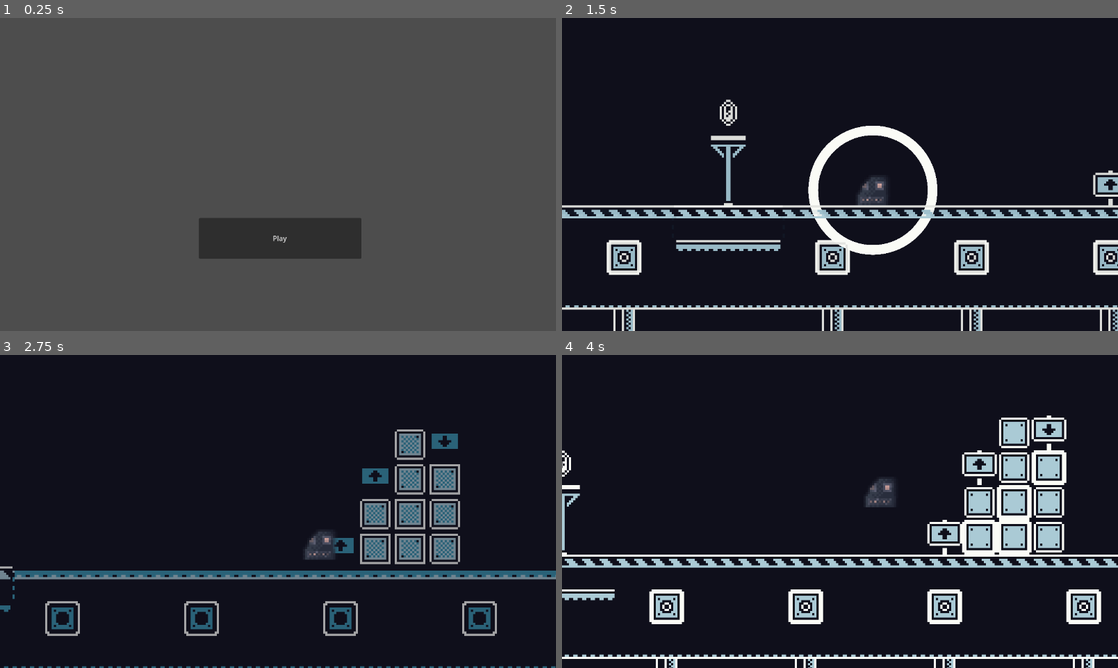
Above: before the commit, frames 1-4 (two rows, left to right).
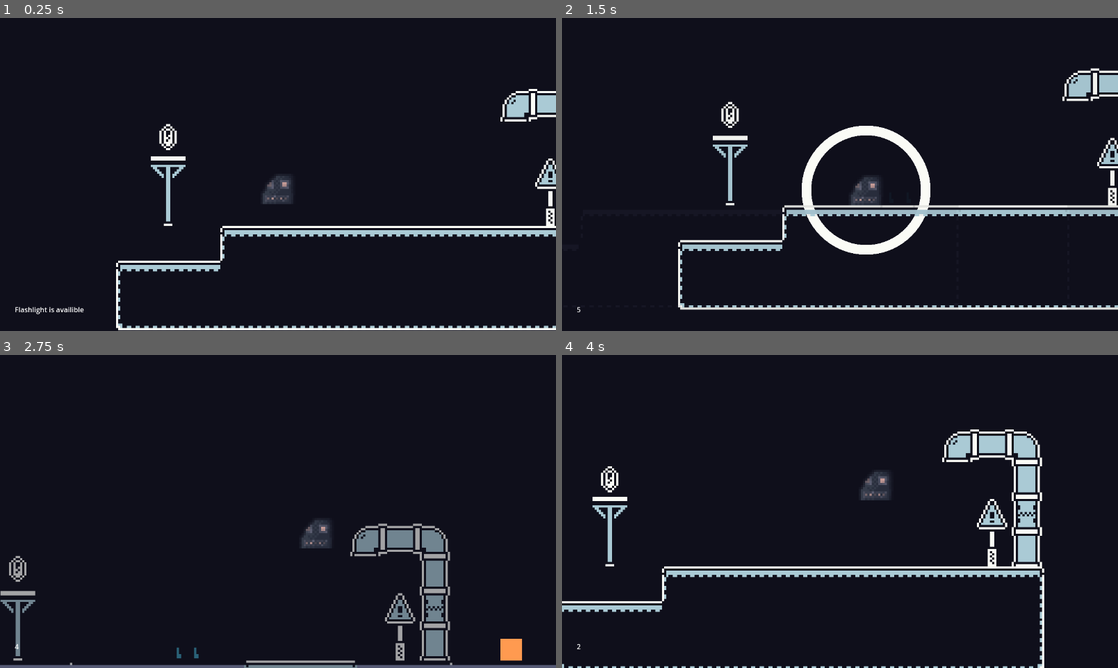
Above: after the commit, the same moments.

Repository: DeltaOmegas/AlphaTest
Game: Godot game, scene res://Levels/Test_level/test_level.tscn
Two runs of this game, one before a commit and one after it. Both use one fixed random seed, a clock stepped at 60 frames per second and the inputs below. Before the commit the project starts from res://Objects/UI/main menu.tscn.
Inputs (mouse positions are in pixels of both pictures, inside the frame that each line leads up to):
- Up to frame 1 (0.25 s): no input
- Up to frame 2 (1.5 s): click (840, 237) at 0.5 s, where only the run before the commit has a clickable "Play"; hold D (right) from 1.28 s (still down); tap Shift (highlight) at 1.35 s
- Up to frame 3 (2.75 s): keep holding D (right); tap Space (jump) at 1.52, 2.27 s; tap Ctrl (switch_color) at 2.1 s
- Up to frame 4 (4 s): release D (right) at 2.78 s; hold A (left) 2.78-3.53 s; tap Shift (highlight) at 2.85 s; hold D (right) from 3.53 s (still down); tap Ctrl (switch_color) at 3.6 s; tap Space (jump) at 3.77 s

The runs differ from the first frame. In frame 1, 100% of the frame differs, in the area x 0-100%, y 0-100%; in frame 2, 9.0%; in frame 3, 13%; in frame 4, 16%.

Commit message:
Basic UI
Basic UI with flashlight timer

Diff:
--- a/Levels/Test_level/test_level.tscn
+++ b/Levels/Test_level/test_level.tscn
@@ -6,13 +6,14 @@
 [ext_resource type="Script" path="res://Scripts/White_BG.gd" id="2_h6gvm"]
 [ext_resource type="Texture2D" uid="uid://c0a6flng7t54o" path="res://Assets/Ellipse 1.svg" id="2_najiq"]
 [ext_resource type="Texture2D" uid="uid://c2qt44jrcuom8" path="res://Assets/Ellipse 2.svg" id="3_qggny"]
-[ext_resource type="PackedScene" uid="uid://c052ldsxyylee" path="res://Objects/Enitities/player.tscn" id="3_t0f2e"]
+[ext_resource type="PackedScene" uid="uid://c052ldsxyylee" path="res://Objects/Enitities/Player.tscn" id="3_t0f2e"]
 [ext_resource type="Script" path="res://Scripts/Black_BG.gd" id="4_cxaqx"]
 [ext_resource type="Script" path="res://Scripts/Death_Zone.gd" id="6_gb857"]
 [ext_resource type="Texture2D" uid="uid://ch81x5h5pkws7" path="res://Assets/Flashlight.svg" id="9_ibfnn"]
 [ext_resource type="Texture2D" uid="uid://dvntyf61tvsb3" path="res://Assets/Blackhole.svg" id="10_tvbti"]
 [ext_resource type="AnimationLibrary" uid="uid://crwyyp0x1y5qv" path="res://Assets/Highlight_Animations.res" id="12_m1frh"]
 [ext_resource type="AnimationLibrary" uid="uid://cto0ulikt5j1y" path="res://Assets/Colors_Animation.res" id="13_ifb45"]
+[ext_resource type="PackedScene" uid="uid://cag1mrccxn3dr" path="res://Objects/UI/UI.tscn" id="14_0vhrk"]
 
 [sub_resource type="RectangleShape2D" id="RectangleShape2D_sguj5"]
 size = Vector2(5632, 164)
@@ -23,10 +24,9 @@
 [node name="White_BG" type="Sprite2D" parent="."]
 unique_name_in_owner = true
 show_behind_parent = true
-z_index = 1
 texture_filter = 2
 position = Vector2(1013, -478)
-scale = Vector2(0.01, 0.01)
+scale = Vector2(1.7, 1.7)
 texture = ExtResource("2_najiq")
 region_rect = Rect2(1607.5, 755.035, 312.497, 324.965)
 script = ExtResource("2_h6gvm")
@@ -34,23 +34,24 @@
 [node name="Black_BG" type="Sprite2D" parent="."]
 unique_name_in_owner = true
 show_behind_parent = true
+z_index = 1
 texture_filter = 2
 position = Vector2(1013, -478)
-scale = Vector2(1.7, 1.7)
+scale = Vector2(0.01, 0.01)
 texture = ExtResource("3_qggny")
 region_rect = Rect2(1607.5, 755.035, 312.497, 324.965)
 script = ExtResource("4_cxaqx")
 
 [node name="Black" parent="." instance=ExtResource("1_qq486")]
 unique_name_in_owner = true
-modulate = Color(1, 1, 1, 0)
-z_index = 4
+z_index = 3
 position = Vector2(-469, 0)
 scale = Vector2(5, 5)
 
 [node name="White" parent="." instance=ExtResource("2_bms3y")]
 unique_name_in_owner = true
-z_index = 3
+modulate = Color(1, 1, 1, 0)
+z_index = 4
 scale = Vector2(5, 5)
 
 [node name="Player" parent="." instance=ExtResource("3_t0f2e")]
@@ -107,5 +108,7 @@
 wait_time = 5.0
 one_shot = true
 
+[node name="Ui" parent="." instance=ExtResource("14_0vhrk")]
+
 [connection signal="body_entered" from="Death_Zone" to="Death_Zone" method="_on_body_entered"]
 [connection signal="timeout" from="Flashlight_timer" to="." method="_on_flashlight_timer_timeout"]
--- /dev/null
+++ b/Objects/UI/UI.tscn
@@ -0,0 +1,13 @@
+[gd_scene load_steps=2 format=3 uid="uid://cag1mrccxn3dr"]
+
+[ext_resource type="Script" path="res://Scripts/UI.gd" id="1_785vw"]
+
+[node name="Ui" type="CanvasLayer"]
+script = ExtResource("1_785vw")
+
+[node name="Flashlight_Timer" type="Label" parent="."]
+offset_left = 34.0
+offset_top = 659.0
+offset_right = 242.0
+offset_bottom = 692.0
+text = "It shoul be a bullet counter"
--- a/Scripts/Level_Script.gd
+++ b/Scripts/Level_Script.gd
@@ -54,6 +54,10 @@
 			$Highlights.play("Blackhole")
 		else:
 			$Highlights.play("Flashlight")
+	if not allow_flashlight:
+		$Ui.update_timer(str(round($Flashlight_timer.get_time_left())))
+	else:
+		$Ui.update_timer('Flashlight is availible')
 
 
 func _on_flashlight_timer_timeout():
--- /dev/null
+++ b/Scripts/UI.gd
@@ -0,0 +1,6 @@
+extends CanvasLayer
+
+
+
+func update_timer(time:String):
+	$Flashlight_Timer.set_text(time)
--- a/project.godot
+++ b/project.godot
@@ -11,7 +11,7 @@
 [application]
 
 config/name="AlphaTest"
-run/main_scene="res://Objects/UI/main menu.tscn"
+run/main_scene="res://Levels/Test_level/test_level.tscn"
 config/features=PackedStringArray("4.2", "Forward Plus")
 config/icon="res://icon.svg"
 
Not shown: 1 places in Levels/Test_level/test_level.tscn that only renumber resources
